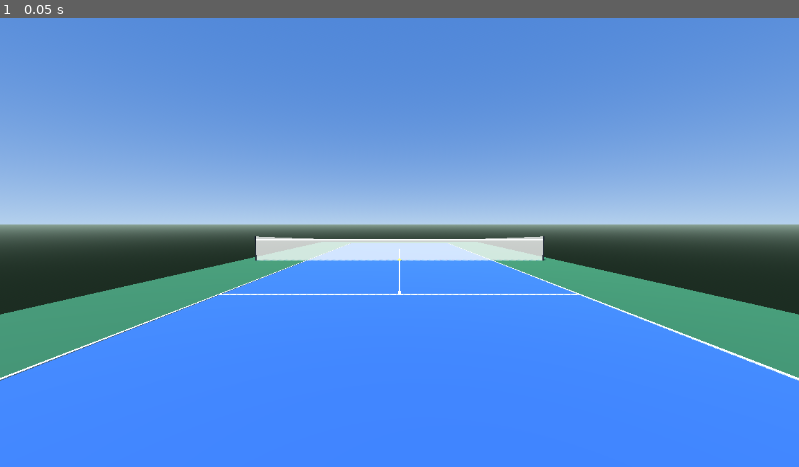
Above: before the commit, frame 1.
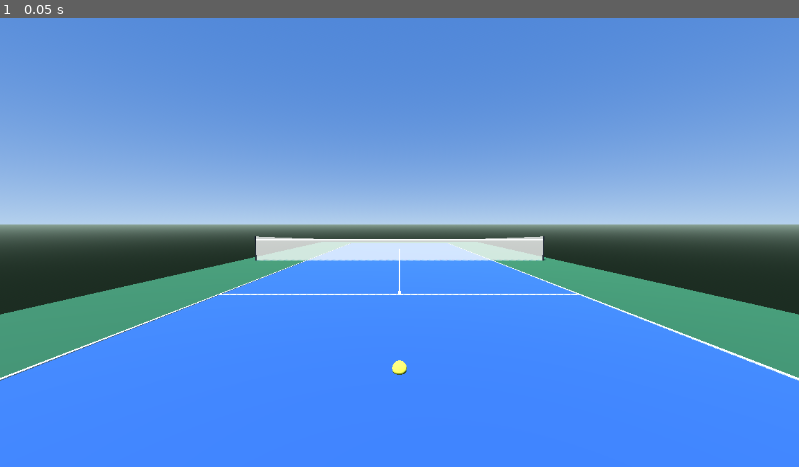
Above: after the commit, the same moment.

Repository: Zgh20060114/tennis_game_joycon
Game: Godot game, scene res://scenes/court.tscn
Same seed, same stepped clock (60 frames per second), same inputs: the game is played once before the commit and once after it. The project has no main scene, so this scene is started directly.
Inputs:
- Up to frame 1 (0.05 s): no input

The runs differ from the first frame. In frame 1, less than 0.1% of the frame differs, in the area x 49-51%, y 53-80%.

Commit message:
Implement first person racket, hit resolution, and deterministic flight playback (Task 7)

Diff:
--- /dev/null
+++ b/src/game/ball_flight.gd
@@ -0,0 +1,53 @@
+extends RefCounted
+## Real-time playback of a precomputed (deterministic) BallSim result.
+## The game never integrates physics live: every shot is a full simulation
+## played back, so what the opponent predicted is exactly what happens.
+
+var res: Dictionary
+var start_pos: Vector3
+var clock := 0.0
+var active := false
+var player_hit := false      # true once the player intercepts this flight
+var _ev_i := 0
+var _path_i := 0
+
+
+func start(p_res: Dictionary, p_start_pos: Vector3, p_player_hit := false) -> void:
+	res = p_res
+	start_pos = p_start_pos
+	player_hit = p_player_hit
+	clock = 0.0
+	_ev_i = 0
+	_path_i = 0
+	active = true
+
+
+## Advance playback. Returns {pos, events, finished}; events are the sim
+## events whose time elapsed this frame (land/bounce/net), in order.
+func update(dt: float) -> Dictionary:
+	if not active:
+		return {"pos": start_pos, "events": [], "finished": true}
+	clock += dt
+	var events: Array = []
+	while _ev_i < res.events.size() and res.events[_ev_i].time <= clock:
+		events.append(res.events[_ev_i])
+		_ev_i += 1
+	var finished: bool = clock >= float(res.duration)
+	return {"pos": _pos_at(clock), "events": events, "finished": finished}
+
+
+func _pos_at(t: float) -> Vector3:
+	var path: Array = res.path
+	if path.is_empty():
+		return start_pos
+	while _path_i + 1 < path.size() and float(path[_path_i + 1].t) <= t:
+		_path_i += 1
+	var a: Dictionary = path[_path_i]
+	if _path_i == 0 and t <= float(a.t):
+		var span: float = maxf(float(a.t), 1e-6)
+		return start_pos.lerp(a.p, clampf(t / span, 0.0, 1.0))
+	if _path_i + 1 >= path.size():
+		return a.p
+	var b: Dictionary = path[_path_i + 1]
+	var span2: float = maxf(float(b.t) - float(a.t), 1e-6)
+	return a.p.lerp(b.p, clampf((t - float(a.t)) / span2, 0.0, 1.0))
--- a/src/game/court_scene.gd
+++ b/src/game/court_scene.gd
@@ -1,13 +1,33 @@
 extends Node3D
 ## Assembles the playable court scene: environment, court geometry, ball
-## view, and the first-person baseline camera (player side, looking at net).
+## view, first-person baseline camera, and (once a driver is attached) the
+## motion-controlled racket with live hit resolution.
+##
+## Ball flight is always playback of a deterministic BallSim result, so the
+## opponent AI (Task 9) can predict with the exact same data.
 
 const Court = preload("res://src/core/court_dimensions.gd")
 const CourtBuilder = preload("res://src/game/court_builder.gd")
 const BallViewScript = preload("res://src/game/ball_view.gd")
+const RacketViewScript = preload("res://src/game/racket_view.gd")
+const RacketAnchor = preload("res://src/game/racket_anchor.gd")
+const HitResolverScript = preload("res://src/game/hit_resolver.gd")
+const BallFlightScript = preload("res://src/game/ball_flight.gd")
+const BallSim = preload("res://src/core/ball_sim.gd")
+
+signal player_returned(hit: Dictionary)
 
 var ball_view: Node3D
+var racket: Node3D
 var camera: Camera3D
+var resolver: HitResolverScript
+var flight: BallFlightScript
+var flight_res: Dictionary
+
+var driver = null                  # JoyconDriver once attached
+var neutral_quat := Quaternion.IDENTITY
+var handedness := "left"           # 用户默认左手持拍
+var aim_target := Vector3(0.0, 1.0, -Court.HALF_LENGTH * 0.55)
 
 
 func _ready() -> void:
@@ -17,9 +37,70 @@
 	ball_view = BallViewScript.new()
 	add_child(ball_view)
 
+	racket = RacketViewScript.new()
+	racket.visible = false   # hidden until a driver is attached
+	add_child(racket)
+
 	camera = Camera3D.new()
 	camera.position = Vector3(0.0, 1.6, Court.HALF_LENGTH + 1.1)
 	camera.fov = 75.0
 	add_child(camera)
 	camera.look_at(Vector3(0.0, 0.8, 0.0))
 	camera.current = true
+
+	resolver = HitResolverScript.new()
+	flight = BallFlightScript.new()
+	# rest the ball near the player's side until the first shot
+	ball_view.set_ball_position(Vector3(0.0, Court.BALL_RADIUS, Court.HALF_LENGTH - 2.0))
+
+
+## Connect a live (or replay-driven) JoyconDriver and enable the racket.
+func attach_driver(p_driver, p_handedness := "left", p_neutral := Quaternion.IDENTITY) -> void:
+	driver = p_driver
+	handedness = p_handedness
+	neutral_quat = p_neutral
+	racket.visible = true
+
+
+## Launch a shot from an arbitrary origin (machine feed, serve, AI return).
+func start_shot(from: Vector3, vel: Vector3, is_player_hit := false) -> void:
+	flight_res = BallSim.simulate(from, vel)
+	flight.start(flight_res, from, is_player_hit)
+	ball_view.hide_landing()
+
+
+func _process(delta: float) -> void:
+	var now_s := Time.get_ticks_msec() / 1000.0
+	if driver != null:
+		var rel: Quaternion = neutral_quat.inverse() * driver.quat
+		racket.global_transform = RacketAnchor.anchor_transform(handedness, camera.global_transform, rel)
+		_try_hit(now_s)
+	if flight.active:
+		_advance_flight(delta)
+
+
+func _advance_flight(delta: float) -> void:
+	var state: Dictionary = flight.update(delta)
+	ball_view.set_ball_position(state.pos)
+	for ev: Dictionary in state.events:
+		if ev.type == "land":
+			ball_view.bounce_puff(ev.pos)
+			ball_view.show_landing(ev.pos, flight_res.class == "in")
+		elif ev.type == "bounce":
+			ball_view.bounce_puff(ev.pos)
+	if state.finished:
+		flight.active = false   # ball settled; the feeder may serve again
+
+
+func _try_hit(now_s: float) -> void:
+	if not flight.active or flight.player_hit:
+		return
+	var head: Vector3 = racket.head_position()
+	var hit: Dictionary = resolver.try_hit(
+			ball_view.ball.position, head, driver.head_velocity,
+			racket.face_normal(), now_s, aim_target)
+	if hit.is_empty():
+		return
+	# Deterministic rest-of-flight from the exact contact state.
+	start_shot(ball_view.ball.position, hit.out_vel, true)
+	player_returned.emit(hit)
--- /dev/null
+++ b/src/game/hit_resolver.gd
@@ -0,0 +1,44 @@
+## Hit resolution: decides when a swing contacts the ball and computes the
+## outgoing velocity. Pure logic over world-frame inputs so headless tests
+## can drive it with recorded swings.
+##
+## Model: forgiving shell around the racket head center; outgoing speed from
+## swing speed; direction blends the racket face normal with an aim-assist
+## vector toward the opponent court; sweet-spot distance scales speed.
+
+const MIN_SWING_SPEED := 2.0     # m/s head speed required to count as a swing
+const COOLDOWN_S := 0.4          # reject re-hits inside this window
+const SHELL_RADIUS := 0.24       # contact shell around the head center (m)
+const AIM_ASSIST := 0.55         # 0 = pure face direction, 1 = pure aim target
+const BASE_SPEED := 6.0          # outgoing m/s at threshold swing
+const SPEED_GAIN := 1.35         # outgoing m/s per m/s of swing speed
+const MAX_SPEED := 30.0
+const MIN_UP_COMPONENT := 0.12   # guarantee an arc that can clear the net
+
+var _last_hit_s := -1e9
+
+
+func reset() -> void:
+	_last_hit_s = -1e9
+
+
+## Attempt a hit. Returns {} when rejected, else
+## {out_vel: Vector3, speed: float, quality: float}.
+func try_hit(ball_pos: Vector3, racket_head_pos: Vector3, racket_head_vel: Vector3,
+		face_dir_world: Vector3, now_s: float, aim_target: Vector3) -> Dictionary:
+	var to_ball := ball_pos - racket_head_pos
+	if to_ball.length() > SHELL_RADIUS:
+		return {}
+	var swing_speed := racket_head_vel.length()
+	if swing_speed < MIN_SWING_SPEED:
+		return {}
+	if now_s - _last_hit_s < COOLDOWN_S:
+		return {}
+	_last_hit_s = now_s
+
+	var quality: float = clampf(1.0 - to_ball.length() / SHELL_RADIUS, 0.0, 1.0)
+	var speed: float = clampf(BASE_SPEED + SPEED_GAIN * swing_speed, BASE_SPEED, MAX_SPEED)
+	speed *= lerpf(0.85, 1.0, quality)
+	var dir := face_dir_world.normalized().lerp((aim_target - racket_head_pos).normalized(), AIM_ASSIST).normalized()
+	dir.y = maxf(dir.y, MIN_UP_COMPONENT)
+	return {"out_vel": dir.normalized() * speed, "speed": speed, "quality": quality}
--- /dev/null
+++ b/src/game/racket_anchor.gd
@@ -0,0 +1,20 @@
+## First-person racket anchoring. Pure transforms so handedness mirroring is
+## unit-testable; court_scene applies the result to the racket node.
+
+const READY_OFFSET := Vector3(0.25, -0.15, -0.45)   # camera-space, right hand
+
+
+## Mirror a rotation through the sagittal (YZ) plane: used to map a swing to
+## the opposite hand. Quaternion components: (x, y, z, w) -> (x, -y, -z, w).
+static func mirror_quat(q: Quaternion) -> Quaternion:
+	return Quaternion(q.x, -q.y, -q.z, q.w)
+
+
+## Grip transform in world space for the given handedness, camera transform,
+## and swing-relative orientation (neutral_quat.inverse() * driver.quat).
+static func anchor_transform(handedness: String, cam: Transform3D, rel_quat: Quaternion) -> Transform3D:
+	var right := handedness != "left"
+	var side := 1.0 if right else -1.0
+	var q := rel_quat if right else mirror_quat(rel_quat)
+	var local := Transform3D(q, Vector3(side * READY_OFFSET.x, READY_OFFSET.y, READY_OFFSET.z))
+	return cam * local
--- /dev/null
+++ b/src/game/racket_view.gd
@@ -0,0 +1,69 @@
+extends Node3D
+## First-person racket, built from primitives. Local frame: grip origin at
+## (0,0,0), racket extends along -Y (matching JoyconDriver lever), strings
+## face along -Z (toward the net in the ready pose).
+
+const HEAD_LOCAL := Vector3(0.0, -0.55, 0.0)   # matches JoyconDriver.LEVER_DEFAULT
+
+
+func _ready() -> void:
+	var grip_mat := _material(Color(0.12, 0.12, 0.14))
+	var frame_mat := _material(Color(0.85, 0.3, 0.2))
+	var string_mat := _material(Color(0.95, 0.95, 0.95, 0.55))
+	string_mat.transparency = BaseMaterial3D.TRANSPARENCY_ALPHA
+
+	var grip := _mesh(CylinderMesh.new(), grip_mat, Vector3(0, -0.12, 0))
+	(grip.mesh as CylinderMesh).top_radius = 0.018
+	(grip.mesh as CylinderMesh).bottom_radius = 0.02
+	(grip.mesh as CylinderMesh).height = 0.24
+	add_child(grip)
+
+	var shaft := _mesh(CylinderMesh.new(), grip_mat, Vector3(0, -0.36, 0))
+	(shaft.mesh as CylinderMesh).top_radius = 0.011
+	(shaft.mesh as CylinderMesh).bottom_radius = 0.013
+	(shaft.mesh as CylinderMesh).height = 0.26
+	add_child(shaft)
+
+	var throat := _mesh(BoxMesh.new(), frame_mat, Vector3(0, -0.47, 0))
+	(throat.mesh as BoxMesh).size = Vector3(0.055, 0.1, 0.03)
+	add_child(throat)
+
+	var frame := _mesh(TorusMesh.new(), frame_mat, HEAD_LOCAL)
+	frame.rotation_degrees.x = 90.0        # torus plane -> XY, face axis -> Z
+	frame.scale = Vector3(0.85, 1.0, 1.0)  # elongate the head along the shaft axis
+	var torus := frame.mesh as TorusMesh
+	torus.inner_radius = 0.145
+	torus.outer_radius = 0.175
+	add_child(frame)
+
+	var strings := _mesh(CylinderMesh.new(), string_mat, HEAD_LOCAL)
+	strings.rotation_degrees.x = 90.0
+	(strings.mesh as CylinderMesh).top_radius = 0.16
+	(strings.mesh as CylinderMesh).bottom_radius = 0.16
+	(strings.mesh as CylinderMesh).height = 0.004
+	add_child(strings)
+
+
+## World position of the contact point (racket head center).
+func head_position() -> Vector3:
+	return global_transform * HEAD_LOCAL
+
+
+## World-space face normal (points toward the net in the ready pose).
+func face_normal() -> Vector3:
+	return -(global_transform.basis * Vector3(0, 0, 1)).normalized()
+
+
+func _mesh(mesh: Mesh, mat: Material, pos: Vector3) -> MeshInstance3D:
+	var mi := MeshInstance3D.new()
+	mi.mesh = mesh
+	mi.material_override = mat
+	mi.position = pos
+	return mi
+
+
+static func _material(color: Color) -> StandardMaterial3D:
+	var mat := StandardMaterial3D.new()
+	mat.albedo_color = color
+	mat.roughness = 0.6
+	return mat
--- /dev/null
+++ b/tests/test_hit_resolver.gd
@@ -0,0 +1,174 @@
+extends SceneTree
+## Tests for Task 7: hit resolution (threshold, monotonic speed, aim cone,
+## cooldown) and handedness anchoring, plus the full integration: recorded
+## synthetic swing -> real driver -> hit -> BallSim lands in bounds.
+
+const HitResolver = preload("res://src/game/hit_resolver.gd")
+const RacketAnchor = preload("res://src/game/racket_anchor.gd")
+const SyntheticSwings = preload("res://src/input/synthetic_swings.gd")
+const JoyconDriver = preload("res://src/input/joycon_driver.gd")
+const BallSim = preload("res://src/core/ball_sim.gd")
+const Court = preload("res://src/core/court_dimensions.gd")
+
+var checks := 0
+var failures := 0
+
+
+func check(cond: bool, label: String) -> void:
+	checks += 1
+	if cond:
+		print("PASS  ", label)
+	else:
+		failures += 1
+		print("FAIL  ", label)
+
+
+class ArraySource:
+	var samples: Array
+	var i := 0
+
+	func _init(p_samples: Array) -> void:
+		samples = p_samples
+
+	func read_sample() -> Dictionary:
+		if i >= samples.size():
+			return {}
+		i += 1
+		return samples[i - 1]
+
+
+func _init() -> void:
+	test_threshold_and_rejects()
+	test_monotonic_speed()
+	test_aim_assist_cone()
+	test_cooldown()
+	test_handedness_anchor()
+	call_deferred("_run_integration")
+
+
+func _run_integration() -> void:
+	test_recorded_swing_integration()
+	print("----------------------------------------")
+	print("%d/%d checks passed" % [checks - failures, checks])
+	quit(1 if failures > 0 else 0)
+
+
+func _hit_params(swing_speed: float) -> Array:
+	return [
+		Vector3(0.0, 0.05, 0.1),          # ball inside the shell
+		Vector3(0, 0, 0),                 # racket head position (origin)
+		Vector3(0, 0, swing_speed),       # head velocity toward -Z... +Z magnitude
+		Vector3(0, 0.3, -1.0),            # face normal toward the net
+		1.0,                              # now
+		Vector3(0, 1.0, -10.0),           # aim target
+	]
+
+
+func test_threshold_and_rejects() -> void:
+	var r := HitResolver.new()
+	var fast: Dictionary = r.try_hit(Vector3(0, 0.05, 0.1), Vector3.ZERO, Vector3(0, 0, 8.0), Vector3(0, 0.3, -1), 1.0, Vector3(0, 1, -10))
+	check(not fast.is_empty() and fast.out_vel.z < 0.0, "fast swing on a ball in the shell produces a hit toward the net")
+	var slow := HitResolver.new()
+	var rejected: Dictionary = slow.try_hit(Vector3(0, 0.05, 0.1), Vector3.ZERO, Vector3(0, 0, 1.0), Vector3(0, 0.3, -1), 1.0, Vector3(0, 1, -10))
+	check(rejected.is_empty(), "swing below the speed threshold produces no hit")
+	var far := HitResolver.new()
+	check(far.try_hit(Vector3(0.5, 0.5, 0.5), Vector3.ZERO, Vector3(0, 0, 8.0), Vector3(0, 0.3, -1), 1.0, Vector3(0, 1, -10)).is_empty(),
+			"ball outside the racket shell produces no hit")
+
+
+func test_monotonic_speed() -> void:
+	var prev := -1.0
+	var monotonic := true
+	for speed in [3.0, 6.0, 10.0, 15.0, 25.0]:
+		var r := HitResolver.new()
+		var hit: Dictionary = r.try_hit(Vector3(0, 0.05, 0.1), Vector3.ZERO, Vector3(0, 0, speed), Vector3(0, 0.3, -1), 1.0, Vector3(0, 1, -10))
+		if hit.is_empty() or hit.speed <= prev:
+			monotonic = false
+		prev = hit.speed if not hit.is_empty() else prev
+	check(monotonic, "outgoing speed rises monotonically with swing speed")
+
+
+func test_aim_assist_cone() -> void:
+	var all_in := true
+	var face_dir := Vector3(0, 0.3, -1.0).normalized()
+	for deg in range(-60, 61, 15):
+		var swept := (Quaternion(Vector3.UP, deg_to_rad(deg)) * face_dir).normalized()
+		var r := HitResolver.new()
+		var hit: Dictionary = r.try_hit(Vector3(0, 0.05, 0.1), Vector3.ZERO, Vector3(0, 0, 9.0), swept, 1.0, Vector3(0, 1, -10))
+		var flat := Vector2(hit.out_vel.x, hit.out_vel.z).angle()
+		var target_flat := Vector2(0, -10).angle()
+		var ang := absf(rad_to_deg(absf(flat - target_flat)))
+		if ang > 45.0:
+			all_in = false
+	check(all_in, "aim assist keeps outgoing direction within a 45 degree cone across a face sweep")
+
+
+func test_cooldown() -> void:
+	var r := HitResolver.new()
+	var first: Dictionary = r.try_hit(Vector3(0, 0.05, 0.1), Vector3.ZERO, Vector3(0, 0, 8.0), Vector3(0, 0.3, -1), 1.0, Vector3(0, 1, -10))
+	var second: Dictionary = r.try_hit(Vector3(0, 0.05, 0.1), Vector3.ZERO, Vector3(0, 0, 8.0), Vector3(0, 0.3, -1), 1.2, Vector3(0, 1, -10))
+	var third: Dictionary = r.try_hit(Vector3(0, 0.05, 0.1), Vector3.ZERO, Vector3(0, 0, 8.0), Vector3(0, 0.3, -1), 1.6, Vector3(0, 1, -10))
+	check(not first.is_empty() and second.is_empty(), "second hit inside the cooldown window is rejected")
+	check(not third.is_empty(), "hit after the cooldown window is accepted")
+
+
+func test_handedness_anchor() -> void:
+	var cam := Transform3D(Basis.IDENTITY, Vector3(0, 1.6, 12.9))
+	var rel := Quaternion(Vector3.UP, 0.4)
+	var right: Transform3D = RacketAnchor.anchor_transform("right", cam, rel)
+	var left: Transform3D = RacketAnchor.anchor_transform("left", cam, rel)
+	check(absf(right.origin.x + left.origin.x) < 1e-6 and absf(right.origin.x) > 0.1,
+			"handedness toggle mirrors the racket anchor X offset")
+	var yaw_r: float = Basis(right.basis.get_rotation_quaternion()).get_euler(EULER_ORDER_YXZ).y
+	var yaw_l: float = Basis(left.basis.get_rotation_quaternion()).get_euler(EULER_ORDER_YXZ).y
+	check(absf(yaw_r + yaw_l) < 1e-3, "handedness toggle mirrors the racket swing yaw")
+	var mq: Quaternion = RacketAnchor.mirror_quat(Quaternion(Vector3.UP, 0.7))
+	check(absf(Basis(mq).get_euler(EULER_ORDER_YXZ).y + 0.7) < 1e-4, "mirror_quat flips yaw about the sagittal plane")
+
+
+## Full pipeline: recorded synthetic forehand -> real driver -> hit at peak
+## swing speed -> BallSim flight that lands in bounds. Deterministic.
+func test_recorded_swing_integration() -> void:
+	var samples := SyntheticSwings.make("forehand", 12.0)
+	var z1 := _recorded_swing_landing(samples)
+	check(z1 < -0.5, "recorded fast swing hit lands on the opponent side (z=%.2f)" % z1)
+	check(z1 > -Court.HALF_LENGTH - 0.001, "recorded swing hit lands inside the baseline")
+	var z2 := _recorded_swing_landing(SyntheticSwings.make("forehand", 12.0))
+	check(absf(z2 - z1) < 1e-6, "integration pipeline is deterministic (z1=%.6f z2=%.6f)" % [z1, z2])
+
+
+## Drive the real driver with the recorded swing, take the hit at the swing's
+## peak head speed (two passes so the cooldown can't swallow the plateau),
+## fly it through BallSim, return the landing z.
+func _recorded_swing_landing(samples: Array) -> float:
+	var cam := Transform3D(Basis.IDENTITY, Vector3(0, 1.6, 12.9))
+	# Pass 1: find the frame with the maximum head speed.
+	var d0 := JoyconDriver.new(ArraySource.new(samples))
+	var peak_idx := -1
+	var peak_speed := 0.0
+	for i in samples.size():
+		d0.pull()
+		var speed := d0.head_velocity.length()
+		if speed > peak_speed:
+			peak_speed = speed
+			peak_idx = i
+	if peak_idx < 0:
+		return 99.0
+	# Pass 2: replay to the peak frame and resolve the hit there.
+	var d := JoyconDriver.new(ArraySource.new(samples))
+	var resolver := HitResolver.new()
+	for i in peak_idx + 1:
+		d.pull()
+	var anchor: Transform3D = RacketAnchor.anchor_transform("right", cam, d.quat)
+	var head: Vector3 = anchor * Vector3(0, -0.55, 0)
+	if head.y < 0.3:
+		return 97.0
+	var face := -(anchor.basis * Vector3(0, 0, 1)).normalized()
+	var hit: Dictionary = resolver.try_hit(head + Vector3(0, 0.05, 0.05), head, d.head_velocity,
+			face, peak_idx / 120.0, Vector3(0, 1.0, -6.0))
+	if hit.is_empty():
+		return 96.0
+	var res: Dictionary = BallSim.simulate(head + Vector3(0, 0.05, 0.05), hit.out_vel)
+	if res.landing == null:
+		return 98.0
+	return res.landing.z
--- /dev/null
+++ b/tools/live_racket_check.gd
@@ -0,0 +1,81 @@
+extends SceneTree
+## Live hands-on check: real Joy-Con racket tracking + hit resolution against
+## a soft ball machine, in a windowed scene.
+## Run: scripts/run_godot.sh --script tools/live_racket_check.gd
+## Flow: hold still 2 s (calibration) -> machine feeds a soft ball every few
+## seconds -> swing to return. Prints a summary at the end.
+
+const Discovery = preload("res://src/input/imu_discovery.gd")
+const EvdevImu = preload("res://src/input/evdev_imu.gd")
+const JoyconDriver = preload("res://src/input/joycon_driver.gd")
+const ShotSolver = preload("res://src/core/shot_solver.gd")
+const Court = preload("res://src/core/court_dimensions.gd")
+
+const SIDE := "left"        # 用户默认左手持拍
+const RUN_SECONDS := 75.0
+const FEED_PERIOD := 4.5
+
+
+func _init() -> void:
+	call_deferred("_run")
+
+
+func _run() -> void:
+	var path := Discovery.discover(SIDE)
+	if path.is_empty():
+		print("未找到 %s 手 Joy-Con IMU" % SIDE)
+		quit(1)
+		return
+	var src := EvdevImu.Source.new(path)
+	if not src.is_valid():
+		print("设备打开失败")
+		quit(1)
+		return
+	var d := JoyconDriver.new(src)
+	d.handedness = SIDE
+
+	var scene: Node3D = load("res://scenes/court.tscn").instantiate()
+	root.add_child(scene)
+	for i in 5:
+		await process_frame
+
+	print("请静止握持 Joy-Con 2 秒（校准）……")
+	var neutral: Quaternion = d.filter.quat
+	d.calibrate(2.0, 120)
+	neutral = d.filter.quat
+	d.start()
+	scene.attach_driver(d, SIDE, neutral)
+
+	var returns := 0
+	scene.player_returned.connect(func(hit): returns += 1; print("  好球！回击成功 挥速%.1fm/s (共 %d)" % [hit.speed, returns]))
+
+	var t0 := Time.get_ticks_msec()
+	var last_feed := -10.0
+	var last_diag := 0.0
+	var prev_active := false
+	var rng := RandomNumberGenerator.new()
+	rng.seed = 20261014
+	while (Time.get_ticks_msec() - t0) / 1000.0 < RUN_SECONDS:
+		await process_frame
+		var now_s := (Time.get_ticks_msec() - t0) / 1000.0
+		if not scene.flight.active and prev_active:
+			print("t=%4.1fs  球落定（%s）" % [now_s, scene.flight_res.class])
+		prev_active = scene.flight.active
+		if scene.flight.active and not scene.flight.player_hit:
+			var dist: float = scene.ball_view.ball.position.distance_to(scene.racket.head_position())
+			var spd: float = d.head_velocity.length()
+			if spd > 1.5 and now_s - last_diag > 0.5:
+				last_diag = now_s
+				print("t=%4.1fs  挥速 %.1f m/s，球距拍心 %.2f m" % [now_s, spd, dist])
+		if not scene.flight.active and now_s - last_feed >= FEED_PERIOD:
+			last_feed = now_s
+			var origin := Vector3(rng.randf_range(-3.0, 3.0), 1.0, -Court.HALF_LENGTH + 0.5)
+			var target := Vector3(rng.randf_range(-2.5, 2.5), Court.BALL_RADIUS, rng.randf_range(5.0, 10.0))
+			var sol: Dictionary = ShotSolver.solve_shot(origin, target, 13.0)
+			if sol.ok:
+				scene.start_shot(origin, sol.velocity)
+				print("t=%4.1fs  来球！（已回击 %d）" % [now_s, returns])
+
+	print("结束：共回击 %d 球" % returns)
+	d.stop()
+	quit(0)
